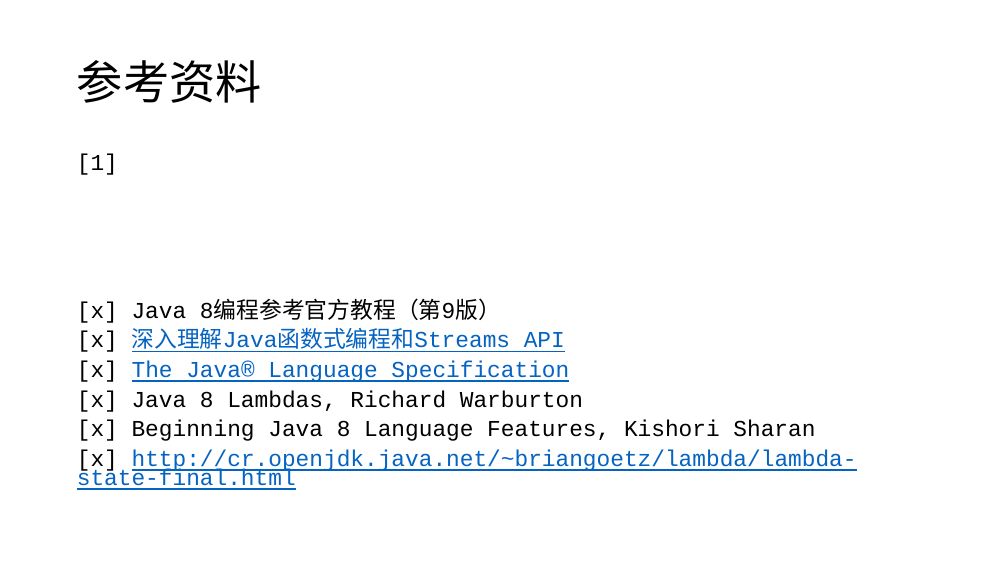
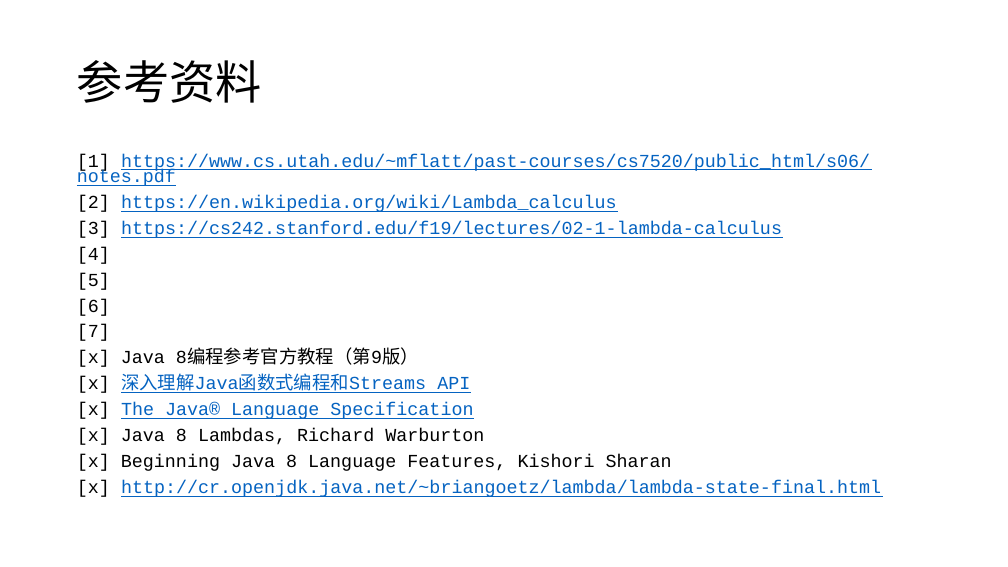
Before and after one commit to RuWang-0/lambda-in-Java-C-, a slide deck: slide 17 of lambda-ppt.pptx (slide 19 before the commit). Drawn at 1008x567 pixels with LibreOffice and Linux fonts; fonts in the diff are those of the drawing. Boxes give left, top, right and bottom in pixels: in the first picture for what was removed or moved away, otherwise in the second. Text is boxed around its words. In the diff, an @@ line names an element or a change of style, - is before the commit and + after.

```diff
--- a/lambda-ppt.pptx
+++ b/lambda-ppt.pptx
@@ text at (77,154,870,341): text changed; size 21.7 to 17.5 pt; text colour #000000 to #0563C1 @@
-[1]
+[1] https://www.cs.utah.edu/~mflatt/past-courses/cs7520/public_html/s06/notes.pdf
+[2] https://en.wikipedia.org/wiki/Lambda_calculus
+[3] https://cs242.stanford.edu/f19/lectures/02-1-lambda-calculus
+[4]
+[5]
+[6]
+[7]
@@ text at (77,351,881,497): size 21.7 to 17.5 pt in "[x] Java 8编程参考官方教程（第9版）", "[x] 深入理解Java函数式编程和Streams API", "[x] The Java® Language Specification", "[x] Java 8 Lambdas, Richard Warburton" and 2 more places @@
```
Also in this commit, not shown: 11 other slides changed, 2 slides added, 4 slides removed.
